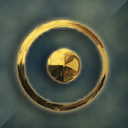
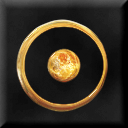
Layer changes from the first 128x128 image to the second:
"Bevel - Buttons (Fat Shapes), Stretched Plastic (modified)": opacity 20% → 70%, painted on it over [0, 0, 128, 128]
added layer "Chrome - Textured, Round, Gold (modified)" (1st of 2) above "Chrome - Textured, Round, Gold (modified)" over [16, 19, 108, 112]
hid "Chrome - Textured, Round, Gold (modified)" (2nd of 2) over [7, 8, 128, 128]
added layer "Camada 2" above "Layer 2" over [0, 0, 128, 128]
"Layer 2": opacity 54% → 100%, moved it above "Layer 0", painted on it over [0, 0, 128, 128]
removed layer "Layer 1" over [0, 0, 128, 128]
removed layer "Layer 3" (was linear light) over [0, 0, 128, 128]
